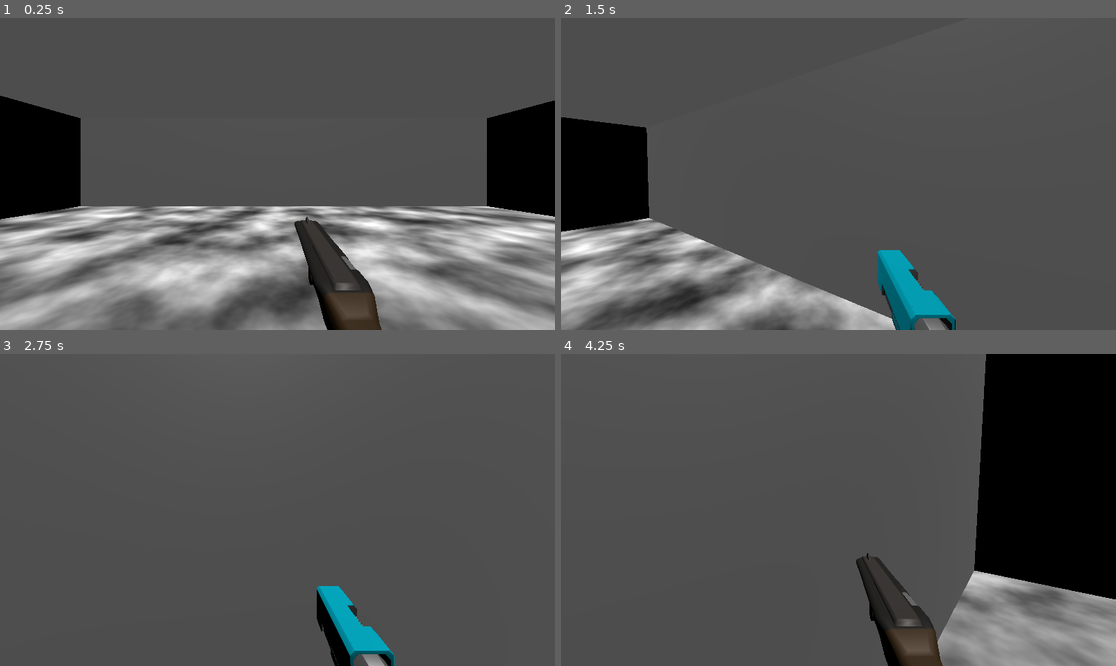
Above: before the commit, frames 1-4 (two rows, left to right).
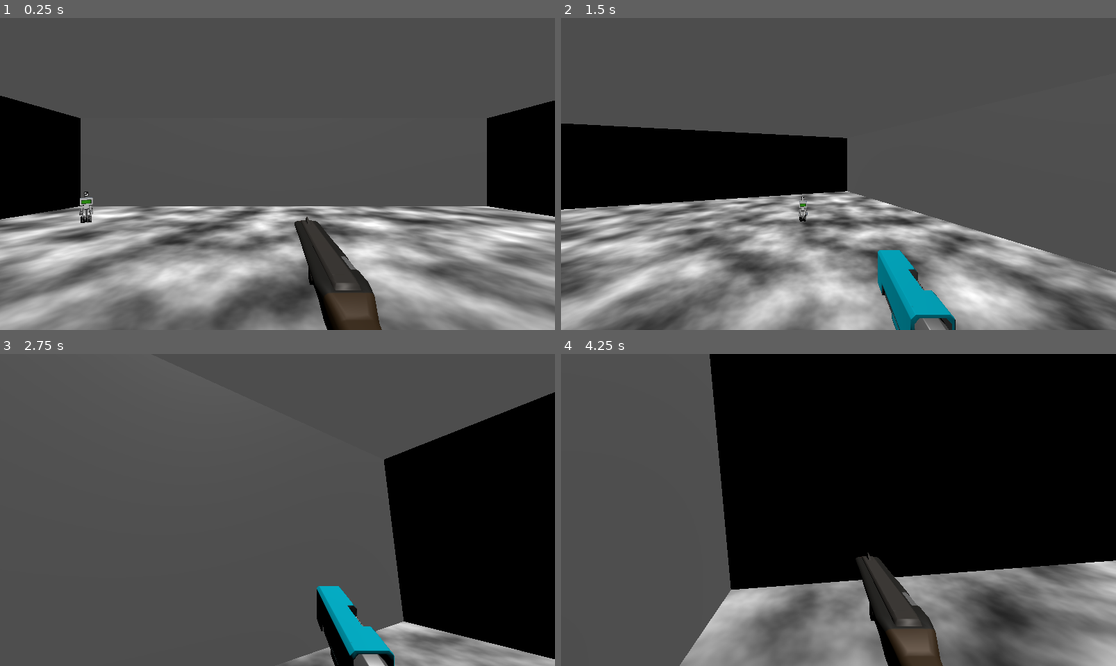
Above: after the commit, the same moments.

Repository: Apetrosia/Robot-Shooter
Game: Godot game, scene res://assets/game/game.tscn
The game is run twice, just before and just after one commit, with the same random seed, the same clock (stepped at 60 frames per second) and the same inputs. Before the commit the project starts from res://assets/levels/test_level.tscn.
Inputs (mouse positions are in pixels of both pictures, inside the frame that each line leads up to):
- Up to frame 1 (0.25 s): no input
- Up to frame 2 (1.5 s): move the mouse to (866, 174) at 0.52 s; hold Shift (run) 0.53-1.28 s; hold W (move_forward) from 0.53 s (still down); tap 2 (pistol) at 0.6 s; tap Space (jump) at 0.77 s; move the mouse to (810, 174) at 1.27 s; tap Shift (run) at 1.35 s
- Up to frame 3 (2.75 s): keep holding W (move_forward); tap Space (jump) at 1.52 s; tap 1 (shotgun) at 1.55, 2.1 s; move the mouse to (288, 503) at 2.02 s; tap 2 (pistol) at 2.3 s
- Up to frame 4 (4.25 s): keep holding W (move_forward); move the mouse to (832, 516) at 2.77 s; tap 3 (axe) at 2.85 s; tap Space (jump) at 3.02, 3.77 s; tap Shift (run) at 3.05 s; tap Enter at 3.5 s; move the mouse to (877, 513) at 3.52 s; press the mouse at (877, 513) at 3.53 s; tap 1 (shotgun) at 3.8 s; tap R (reload) at 4.15 s

The runs differ from the first frame. In frame 1, 0.2% of the frame differs, in the area x 14-17%, y 55-66%; in frame 2, 34%; in frame 3, 23%; in frame 4, 49%, in the area x 21-100%, y 0-100%.

Commit message:
fix

Diff:
--- a/assets/entities/player/player.tscn
+++ b/assets/entities/player/player.tscn
@@ -1,7 +1,8 @@
-[gd_scene load_steps=6 format=3 uid="uid://0vbgcfauvifi"]
+[gd_scene load_steps=7 format=3 uid="uid://0vbgcfauvifi"]
 
 [ext_resource type="Script" path="res://assets/entities/player/player.gd" id="1_cjcxm"]
 [ext_resource type="PackedScene" uid="uid://beotlskjlwbyc" path="res://assets/weapons/shotgun/shotgun.tscn" id="2_84xy3"]
+[ext_resource type="PackedScene" uid="uid://ohap0wr7hitl" path="res://addons/mouse_look_component/mouse_look_component.tscn" id="2_kopkw"]
 [ext_resource type="PackedScene" uid="uid://ci1m4p3dnfnt6" path="res://assets/weapons/axe/axe.tscn" id="3_fo0do"]
 [ext_resource type="PackedScene" uid="uid://da3emtm7agpyx" path="res://assets/weapons/pistol/pistol.tscn" id="4_j1rbx"]
 
@@ -10,7 +11,12 @@
 [node name="Player" type="CharacterBody3D" node_paths=PackedStringArray("weapons")]
 script = ExtResource("1_cjcxm")
 max_rotation_angle = 0.645772
-weapons = [NodePath("Camera3D/Shotgun"), NodePath("Camera3D/Pistol"), NodePath("Camera3D/Axe")]
+weapons = [NodePath("Camera3D/Node3D/Shotgun"), NodePath("Camera3D/Node3D/Pistol"), NodePath("Camera3D/Node3D/Axe")]
+
+[node name="MouseLookComponent" parent="." node_paths=PackedStringArray("character_body", "camera_3d") instance=ExtResource("2_kopkw")]
+character_body = NodePath("..")
+camera_3d = NodePath("../Camera3D")
+max_rotation_angle = 0.785398
 
 [node name="CollisionShape3D" type="CollisionShape3D" parent="."]
 transform = Transform3D(1, 0, 0, 0, 1, 0, 0, 0, 1, 0, 1.13231, 0)
@@ -20,18 +26,20 @@
 unique_name_in_owner = true
 transform = Transform3D(1, 0, 0, 0, 1, 0, 0, 0, 1, 0, 1.59823, 0)
 
-[node name="Shotgun" parent="Camera3D" instance=ExtResource("2_84xy3")]
+[node name="Node3D" type="Node3D" parent="Camera3D"]
+transform = Transform3D(-1, 0, -8.74228e-08, 0, 1, 0, 8.74228e-08, 0, -1, 0.129383, -0.30859, -0.300975)
+
+[node name="Shotgun" parent="Camera3D/Node3D" node_paths=PackedStringArray("shooter") instance=ExtResource("2_84xy3")]
 process_mode = 4
-transform = Transform3D(-1, 0, -8.74228e-08, 0, 1, 0, 8.74228e-08, 0, -1, 0.129383, -0.30859, -0.300975)
+visible = false
+shooter = NodePath("../../..")
+
+[node name="Axe" parent="Camera3D/Node3D" instance=ExtResource("3_fo0do")]
+process_mode = 4
+transform = Transform3D(0.4, 0, 0, 0, 0.4, 0, 0, 0, 0.4, -0.133753, 0, -5.96046e-08)
 visible = false
 
-[node name="Pistol" parent="Camera3D" instance=ExtResource("4_j1rbx")]
+[node name="Pistol" parent="Camera3D/Node3D" node_paths=PackedStringArray("shooter") instance=ExtResource("4_j1rbx")]
 process_mode = 4
-transform = Transform3D(-1, 0, -8.74228e-08, 0, 1, 0, 8.74228e-08, 0, -1, 0.129383, -0.30859, -0.300975)
 visible = false
-
-[node name="Axe" parent="Camera3D" instance=ExtResource("3_fo0do")]
-transform = Transform3D(-0.4, 0, -3.49691e-08, 0, 0.4, 0, 3.49691e-08, 0, -0.4, 0.263136, -0.30859, -0.300975)
-
-[node name="Node3D" type="Node3D" parent="."]
-transform = Transform3D(-1, 0, -8.74228e-08, 0, 1, 0, 8.74228e-08, 0, -1, 0.129383, 1.28964, -0.300975)
+shooter = NodePath("../../..")
--- a/assets/levels/test_level.tscn
+++ b/assets/levels/test_level.tscn
@@ -79,12 +79,6 @@
 [node name="Player" parent="." instance=ExtResource("2_vqguo")]
 max_rotation_angle = 0.628319
 
-[node name="Shotgun" parent="Player/Camera3D" index="0" node_paths=PackedStringArray("shooter")]
-shooter = NodePath("../..")
-
-[node name="Pistol" parent="Player/Camera3D" index="1" node_paths=PackedStringArray("shooter")]
-shooter = NodePath("../..")
-
 [node name="DirectionalLight3D" type="DirectionalLight3D" parent="."]
 transform = Transform3D(1, 0, 0, 0, 0.255142, 0.966904, 0, -0.966904, 0.255142, 0, 2.87797, 3.40365)
 
--- a/assets/weapons/pistol/pistol.tscn
+++ b/assets/weapons/pistol/pistol.tscn
@@ -1,15 +1,9 @@
-[gd_scene load_steps=15 format=3 uid="uid://da3emtm7agpyx"]
+[gd_scene load_steps=14 format=3 uid="uid://da3emtm7agpyx"]
 
 [ext_resource type="Script" path="res://assets/weapons/gun.gd" id="1_ggipb"]
 [ext_resource type="PackedScene" uid="uid://bv1lncm6euc0g" path="res://assets/weapons/pistol/pistol.glb" id="2_a37vf"]
-[ext_resource type="PackedScene" uid="uid://dlrynqlvcsweg" path="res://assets/weapons/bullet/bullet.tscn" id="2_dnmwx"]
-[ext_resource type="Script" path="res://assets/weapons/weapon_stats.gd" id="3_damaq"]
-
-[sub_resource type="Resource" id="Resource_mud7v"]
-script = ExtResource("3_damaq")
-damage = 1.0
-bullets_per_shot = 1
-spread = 0.0
+[ext_resource type="PackedScene" uid="uid://dlrynqlvcsweg" path="res://assets/weapons/bullet/bullet.tscn" id="2_c8j0v"]
+[ext_resource type="Resource" uid="uid://na1vngttme26" path="res://assets/weapons/pistol/stats/pistol_basic.tres" id="3_q1716"]
 
 [sub_resource type="AnimationNodeAnimation" id="AnimationNodeAnimation_ppfsl"]
 animation = &"Fire"
@@ -33,7 +27,7 @@
 
 [sub_resource type="AnimationNodeStateMachineTransition" id="AnimationNodeStateMachineTransition_73k0n"]
 advance_mode = 2
-advance_expression = "reloading > 0"
+advance_expression = "reloading"
 
 [sub_resource type="AnimationNodeStateMachineTransition" id="AnimationNodeStateMachineTransition_6dvq3"]
 switch_mode = 2
@@ -52,9 +46,9 @@
 
 [node name="Pistol" type="Node3D" node_paths=PackedStringArray("bullet_spawner")]
 script = ExtResource("1_ggipb")
-bullet_spawner = NodePath("Marker3D")
-bullet_scene = ExtResource("2_dnmwx")
-stats = SubResource("Resource_mud7v")
+bullet_spawner = NodePath("BulletShotLocation")
+bullet_scene = ExtResource("2_c8j0v")
+stats = ExtResource("3_q1716")
 reloading_amount = 1
 
 [node name="pistol" parent="." instance=ExtResource("2_a37vf")]
@@ -73,7 +67,7 @@
 
 [node name="AudioStreamPlayer3D" type="AudioStreamPlayer3D" parent="."]
 
-[node name="Marker3D" type="Marker3D" parent="."]
-transform = Transform3D(1, 0, 0, 0, 1, 0, 0, 0, 1, 0, 0.0771178, 0.227656)
+[node name="BulletShotLocation" type="Marker3D" parent="."]
+transform = Transform3D(1, 0, 0, 0, 1, 0, 0, 0, 1, 0, 0.075063, 0.227167)
 
 [editable path="pistol"]
--- a/assets/weapons/shotgun/shotgun.tscn
+++ b/assets/weapons/shotgun/shotgun.tscn
@@ -1,15 +1,9 @@
-[gd_scene load_steps=22 format=3 uid="uid://beotlskjlwbyc"]
+[gd_scene load_steps=21 format=3 uid="uid://beotlskjlwbyc"]
 
 [ext_resource type="Script" path="res://assets/weapons/gun.gd" id="1_jl32s"]
-[ext_resource type="PackedScene" uid="uid://dlrynqlvcsweg" path="res://assets/weapons/bullet/bullet.tscn" id="2_y3dqa"]
+[ext_resource type="PackedScene" uid="uid://dlrynqlvcsweg" path="res://assets/weapons/bullet/bullet.tscn" id="2_aj6bx"]
 [ext_resource type="PackedScene" uid="uid://c5gqrtln7d7pf" path="res://assets/weapons/shotgun/shotgun.glb" id="2_yi0p0"]
-[ext_resource type="Script" path="res://assets/weapons/weapon_stats.gd" id="3_2ukqk"]
-
-[sub_resource type="Resource" id="Resource_fdplg"]
-script = ExtResource("3_2ukqk")
-damage = 1.0
-bullets_per_shot = 6
-spread = 0.0523599
+[ext_resource type="Resource" uid="uid://c0apwmqgm6gml" path="res://assets/weapons/shotgun/stats/shotgun_basic.tres" id="3_jruus"]
 
 [sub_resource type="AnimationNodeAnimation" id="AnimationNodeAnimation_2arud"]
 animation = &"Close"
@@ -81,13 +75,13 @@
 states/Reload/node = SubResource("AnimationNodeAnimation_w57yg")
 states/Reload/position = Vector2(614.143, 32)
 transitions = ["Start", "Idle", SubResource("AnimationNodeStateMachineTransition_ccoe8"), "Idle", "Open", SubResource(" …(576 unchanged characters)…
-graph_offset = Vector2(69, -33)
+graph_offset = Vector2(-54, -48)
 
 [node name="Shotgun" type="Node3D" node_paths=PackedStringArray("bullet_spawner")]
 script = ExtResource("1_jl32s")
-bullet_spawner = NodePath("Marker3D")
-bullet_scene = ExtResource("2_y3dqa")
-stats = SubResource("Resource_fdplg")
+bullet_spawner = NodePath("BulletShotLocation")
+bullet_scene = ExtResource("2_aj6bx")
+stats = ExtResource("3_jruus")
 
 [node name="shotgun" parent="." instance=ExtResource("2_yi0p0")]
 
@@ -96,9 +90,10 @@
 bones/0/scale = Vector3(1, 1, 1.00001)
 bones/1/rotation = Quaternion(0.0299327, -5.99145e-12, 4.28196e-08, 0.999552)
 bones/1/scale = Vector3(1, 1, 1)
+bones/2/position = Vector3(-0.0407333, -0.141655, -0.0649217)
 bones/2/rotation = Quaternion(-1.33039e-08, 0.999969, 0.0079267, 6.71523e-07)
 bones/3/position = Vector3(-0.0319153, -0.133542, -0.0611805)
-bones/3/rotation = Quaternion(-6.0162e-09, 0.999969, 0.0079267, 6.71523e-07)
+bones/3/scale = Vector3(1, 1, 1)
 
 [node name="AnimationTree" type="AnimationTree" parent="."]
 active = false
@@ -109,7 +104,7 @@
 
 [node name="AudioStreamPlayer3D" type="AudioStreamPlayer3D" parent="."]
 
-[node name="Marker3D" type="Marker3D" parent="."]
-transform = Transform3D(1, 0, 0, 0, 1, 0, 0, 0, 1, 0, 0.0610475, 0.622193)
+[node name="BulletShotLocation" type="Marker3D" parent="."]
+transform = Transform3D(1, 0, 0, 0, 1, 0, 0, 0, 1, 0, 0.0680017, 0.732361)
 
 [editable path="shotgun"]
--- a/project.godot
+++ b/project.godot
@@ -11,7 +11,7 @@
 [application]
 
 config/name="Robot-Shooter"
-run/main_scene="res://assets/levels/test_level.tscn"
+run/main_scene="res://assets/game/game.tscn"
 config/features=PackedStringArray("4.2", "Mobile")
 config/icon="res://icon.svg"
 
Not shown: 1 places in assets/levels/test_level.tscn that only renumber resources
